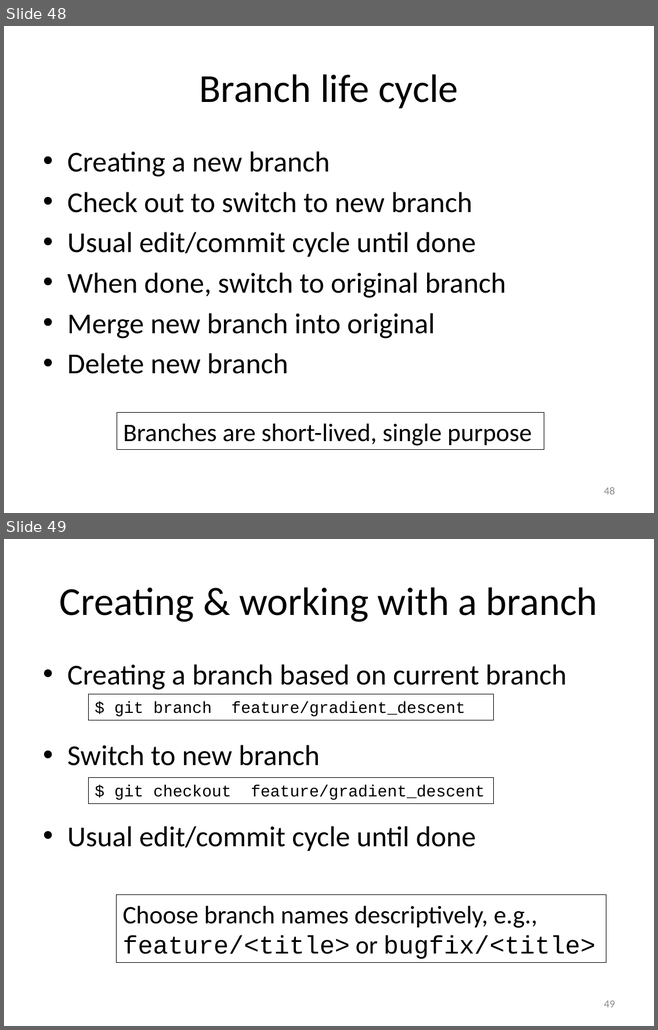
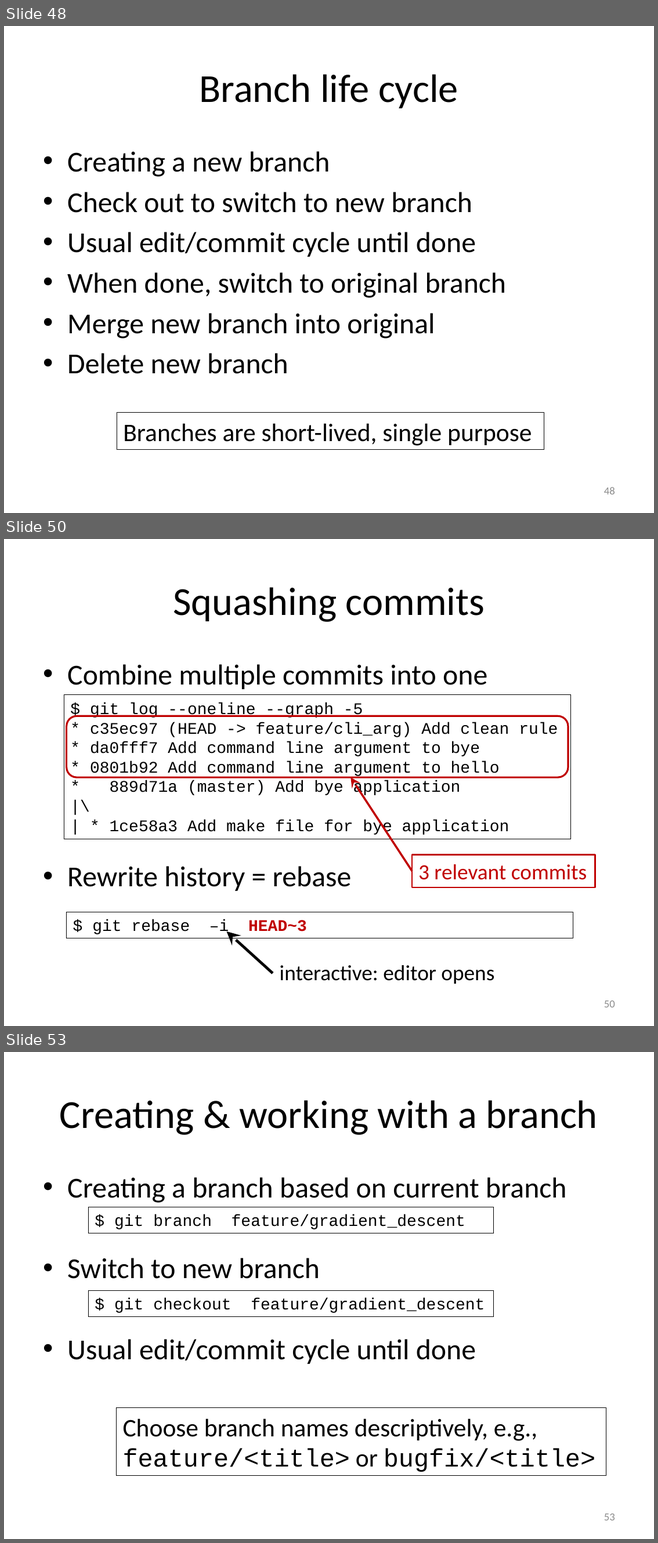
Before and after one commit to gjbex/training-material, a slide deck: LinuxTools/VersionControl/version_control_git.pptx. Shown one above the other, each under a label of ours: slides 48 and 49 before the commit, slides 48, 50 and 53 after it; the slides between them are not shown. The pictures are 658x1030 and 658x1543 pixels, drawn with LibreOffice and Linux fonts; fonts in the diff are those of the drawing. Boxes give left, top, right and bottom in pixels: in the first picture for what was removed or moved away, otherwise in the second. Text is boxed around its words. In the diff, an @@ line names an element or a change of style, - is before the commit and + after.

Commit message:
Add slides on squashing commits

```diff
--- a/LinuxTools/VersionControl/version_control_git.pptx
+++ b/LinuxTools/VersionControl/version_control_git.pptx
@@ slide 50 added at <box>4,539,654,1026</box>, background #FFFFFF @@
@@ title added at <box>173,587,484,622</box>, 44 pt, text #000000 @@
+Squashing commits
@@ text added at <box>67,664,487,891</box>, 32 pt, text #000000 @@
+• Combine multiple commits into one
+• Rewrite history = rebase
@@ rectangle added at <box>64,695,571,839</box>, outline #000000 0.75 pt, 18 pt, text #000000 @@
+$ git log --oneline --graph -5
+* c35ec97 (HEAD -> feature/cli_arg) Add clean rule
+* da0fff7 Add command line argument to bye
+* 0801b92 Add command line argument to hello
+* 889d71a (master) Add bye application
+|\
+| * 1ce58a3 Add make file for bye application
@@ rounded rectangle added at <box>67,716,568,777</box>, outline #C00000 2 pt @@
@@ arrow added from (412, 871) to (350, 777), #C00000 2.25 pt @@
@@ rectangle added at <box>412,855,595,887</box>, outline #C00000 1.5 pt, 24 pt, text #C00000 @@
+3 relevant commits
@@ rectangle added at <box>67,912,573,938</box>, outline #000000 0.75 pt, 18 pt, text #000000 @@
+$ git rebase –i HEAD~3
@@ arrow added from (273, 973) to (227, 931), #000000 3 pt @@
@@ text added at <box>280,965,494,984</box>, 24 pt, text #000000 @@
+interactive: editor opens
@@ page number added at <box>604,1001,615,1008</box>, 12 pt, text #8C8C8C @@
+50
@@ what was slide 49 is now slide 53 @@
@@ page number at <box>604,1514,615,1521</box>: text changed @@
-49
+53
```
Also in this commit, not shown: 1 slide changed, 3 other slides added.
